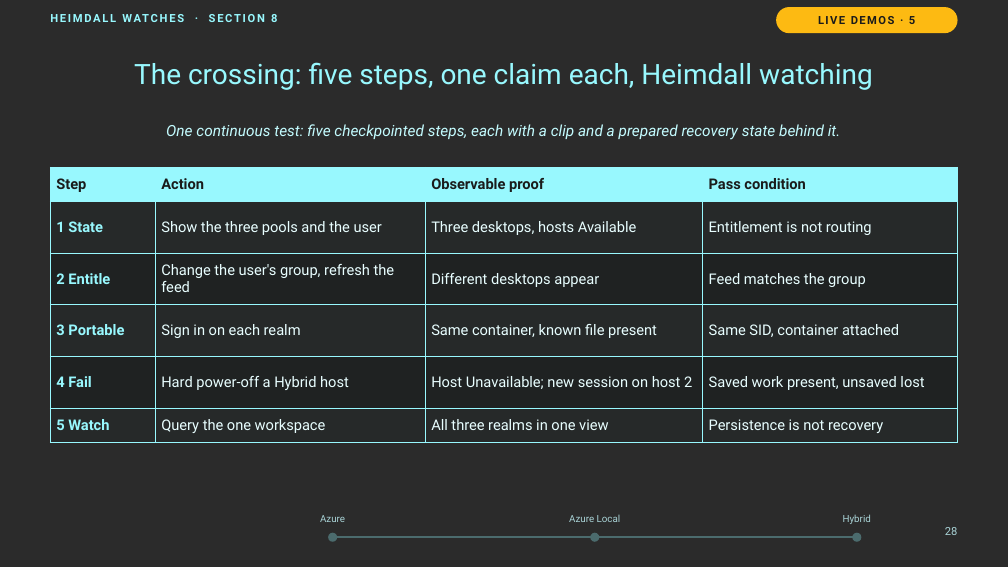
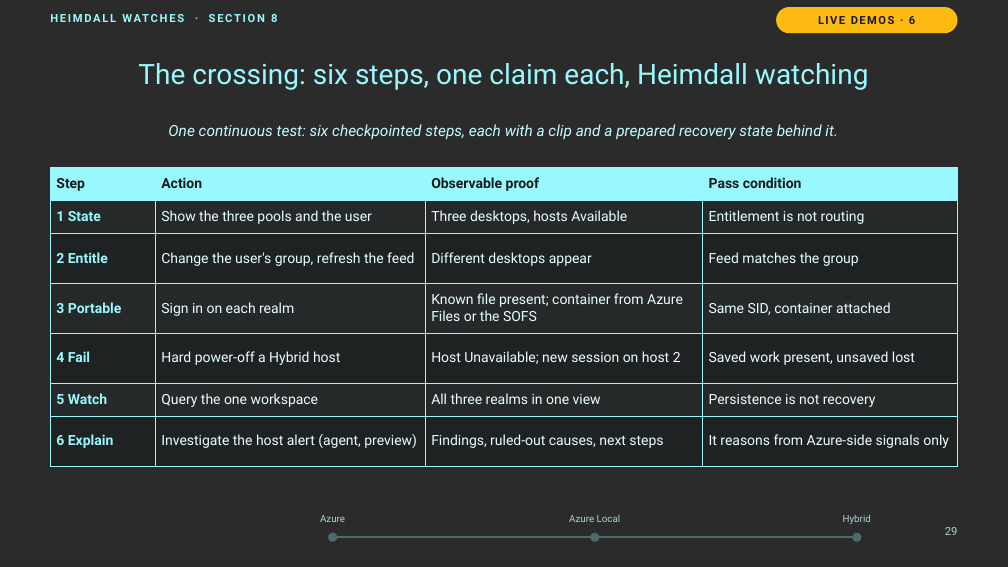
Before and after one commit to thisismydemo/nic2026_avd, a slide deck: slide 29 of presentation/AVD_Anywhere_NIC2026.pptx (slide 28 before the commit). Drawn at 1008x567 pixels with LibreOffice and Linux fonts; fonts in the diff are those of the drawing; background and template pictures are left out; a plain dark background stands for a picture behind light text. Boxes give left, top, right and bottom in pixels: in the first picture for what was removed or moved away, otherwise in the second. Text is boxed around its words. In the diff, an @@ line names an element or a change of style, - is before the commit and + after.

```diff
--- a/presentation/AVD_Anywhere_NIC2026.pptx
+++ b/presentation/AVD_Anywhere_NIC2026.pptx
@@ title at [138,63,869,90]: text changed @@
-The crossing: five steps, one claim each, Heimdall watching
+The crossing: six steps, one claim each, Heimdall watching
@@ text at [168,124,837,140]: text changed @@
-One continuous test: five checkpointed steps, each with a clip and a prepared recovery state behind it.
+One continuous test: six checkpointed steps, each with a clip and a prepared recovery state behind it.
@@ table at [50,167,958,466] @@
-row 4, column 3: Same container, known file present
+row 4, column 3: Known file present; container from Azure Files or the SOFS
+row 7: 6 Explain | Investigate the host alert (agent, preview) | Findings, ruled-out causes, next steps | It reasons from Azure-side signals only
```
Also in this commit, not shown: 18 other slides changed, 1 slide added, 16 other files.
